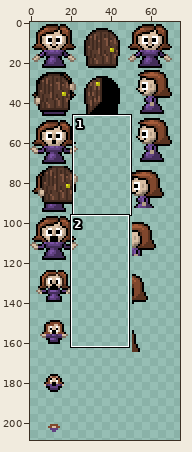
Two states of a sprite sheet, graphics/tiles-object.png. The first picture is a wide view before the edit; the outline marks the close-up.
Close-up. Before:
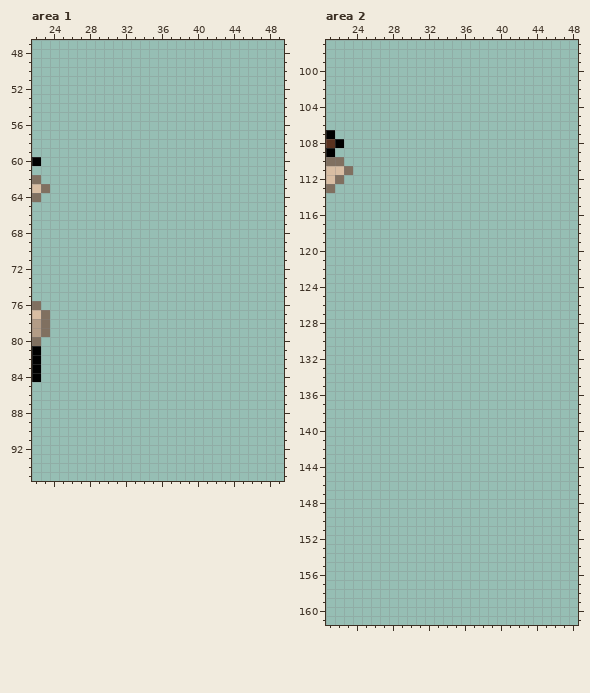
The file is 240x240 pixels. Pixels under 10% opacity are left out. Colours within 5 levels of each other are drawn and written as one. Shown: area 1: x 22..49, y 47..95; area 2: x 21..48, y 97..161. The wide view leaves out empty margins.
New version:
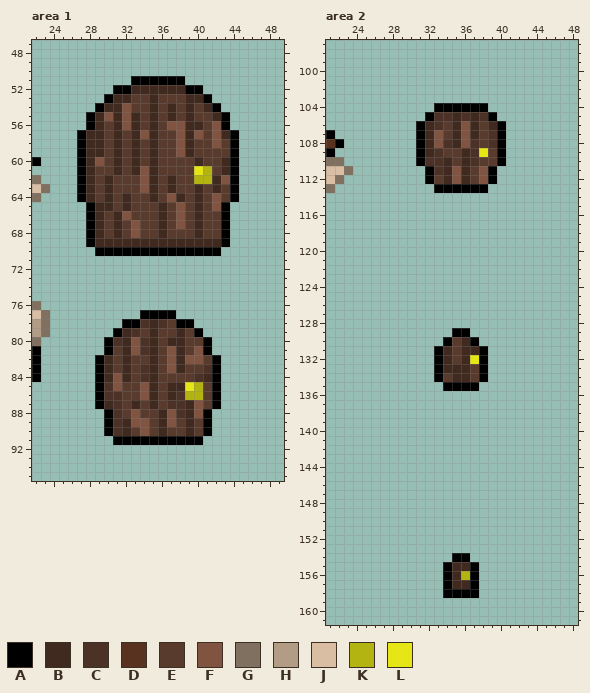
Palette (. is transparent): A #000000  B #402a20  C #4c3226  D #59321f  E #593b2d  F #805440  G #807060  H #b39c86  J #d9bea3  K #b3b312  L #e6e617
Edits made:
Area 1:
y 51: x 33..38 ...... -> AAAAAA
y 52: x 31..40 .......... -> AABBBBBBAA
y 53: x 30..41 ............ -> ABBEEBEEEBBA
y 54: x 29..42 .............. -> ABBFEEBEBEBEBA
y 55: x 28..43 ................ -> ABFBFBEBEBEBEEBA
y 56: x 28..43 ................ -> ABEBFBEBEFFBBEFA
y 57: x 27..44 .................. -> ABBEBEBFBEEFBFEFBA
y 58: x 27..44 .................. -> ABBEBEBEBEEFBEEFEA
y 59: x 27..44 .................. -> ABBEBEBEBEEFBEEEEA
y 60: x 27..44 .................. -> ABFEBEBEBEEEEBEEBA
y 61: x 27..44 .................. -> ABEEBEBFBEEEELKEBA
y 62: x 27..44 .................. -> ABEBEEEFBEBEEKKBFA
y 63: x 27..44 .................. -> ABEBEEEFBEBEEBEBEA
y 64: x 27..44 .................. -> ABEBEBEEBEFBEBEFEA
y 65: x 28..43 ................ -> ABBEBEEEBEFEBEFA
y 66: x 28..43 ................ -> ABEBFEEEBEFEBEEA
y 67: x 28..43 ................ -> ABEBEFEEBEFEBEEA
y 68: x 28..43 ................ -> ABEBEFEEBEEEBEEA
y 69: x 28..43 ................ -> ABBBBBBBBBBBBBBA
y 70: x 29..42 .............. -> AAAAAAAAAAAAAA
y 77: x 34..37 .... -> AAAA
y 78: x 32..39 ........ -> AACBCEAA
y 79: x 31..40 .......... -> ABCEBEEBEA
y 80: x 30..41 ............ -> ACBFCBEBBEEA
y 81: x 30..41 ............ -> AEBFCBEFBEFA
y 82: x 29..42 .............. -> ABEBEEBEFBFFEA
y 83: x 29..42 .............. -> ABEBECBEFBEECA
y 84: x 29..42 .............. -> ABFBECBEEEECBA
y 85: x 29..42 .............. -> ACFEEFBEBBLKEA
y 86: x 29..42 .............. -> ACCEEFBEBCKKEA
y 87: x 29..42 .............. -> ABCEBEBECCBFEA
y 88: x 30..41 ............ -> ACEFEEBFCBFA
y 89: x 30..41 ............ -> ACBFFEBFEBEA
y 90: x 30..41 ............ -> ACBEFEBEEBEA
y 91: x 31..40 .......... -> AAAAAAAAAA
Area 2:
y 104: x 33..38 ...... -> AAAAAA
y 105: x 32..39 ........ -> ACCBCBCA
y 106: x 31..40 .......... -> ABCEBFBEBA
y 107: x 31..40 .......... -> ABFEBFBECA
y 108: x 31..40 .......... -> ABFCBFCECA
y 109: x 31..40 .......... -> ABCEEBCLEA
y 110: x 31..40 .......... -> ACCBEBCEEA
y 111: x 32..39 ........ -> ACBFBEFA
y 112: x 32..39 ........ -> AEBFBEFA
y 113: x 33..38 ...... -> AAAAAA
y 129: x 35..36 .. -> AA
y 130: x 34..37 .... -> AEBA
y 131: x 33..38 ...... -> ABEBBA
y 132: x 33..38 ...... -> ABEBLA
y 133: x 33..38 ...... -> ABBBEA
y 134: x 33..38 ...... -> AEBBEA
y 135: x 34..37 .... -> AAAA
y 154: x 35..36 .. -> AA
y 155: x 34..37 .... -> ABBA
y 156: x 34..37 .... -> ABKA
y 157: x 34..37 .... -> ABBA
y 158: x 34..37 .... -> AAAA
